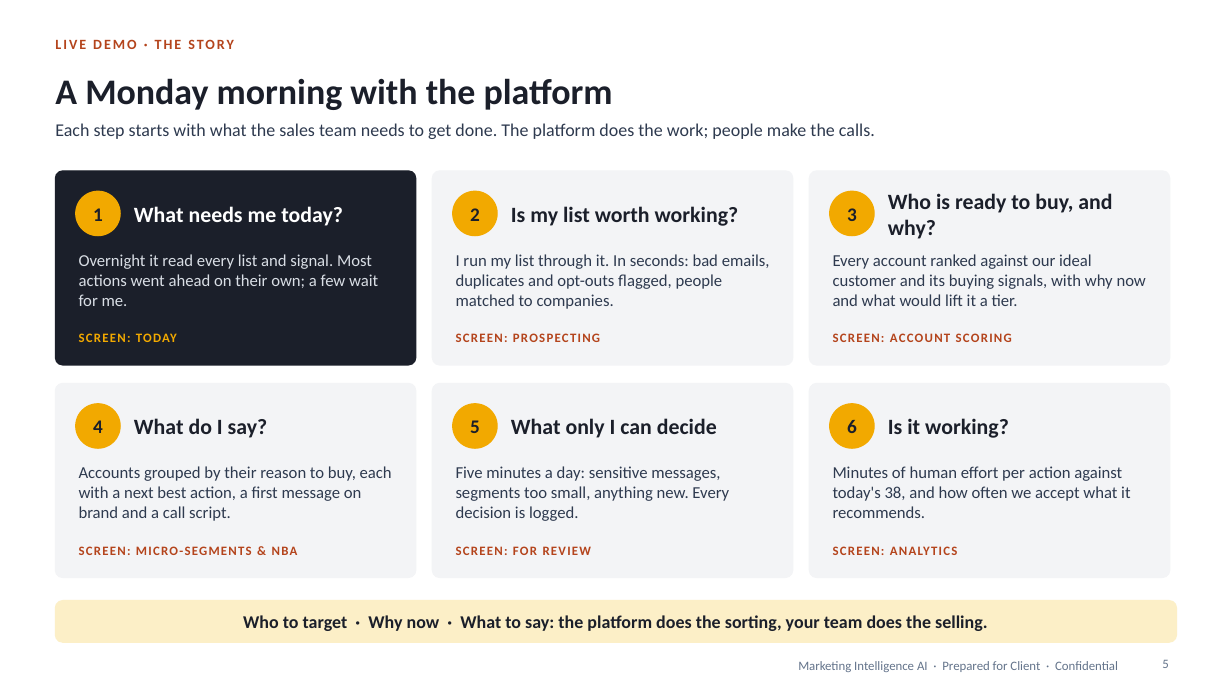
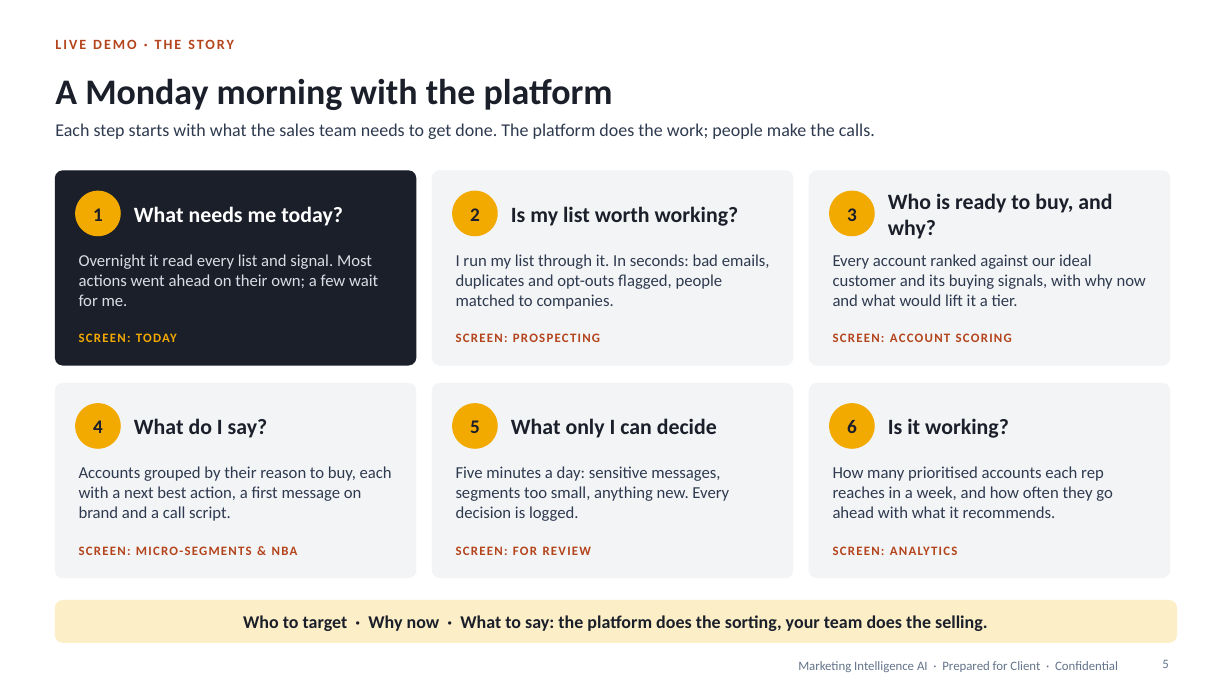
Before and after one commit to shantanusharma-commits/Demand-AI---POC, a slide deck: slide 5 of proposal/Marketing_Intelligence_AI_Pilot_Proposal.pptx. Drawn at 1232x693 pixels with LibreOffice and Linux fonts; fonts in the diff are those of the drawing. Boxes give left, top, right and bottom in pixels: in the first picture for what was removed or moved away, otherwise in the second. Text is boxed around its words. In the diff, an @@ line names an element or a change of style, - is before the commit and + after.

```diff
--- a/proposal/Marketing_Intelligence_AI_Pilot_Proposal.pptx
+++ b/proposal/Marketing_Intelligence_AI_Pilot_Proposal.pptx
@@ text at (x1=833, y1=466, x2=1113, y2=518): text changed @@
-Minutes of human effort per action against today's 38, and how often we accept what it recommends.
+How many prioritised accounts each rep reaches in a week, and how often they go ahead with what it recommends.
```
Also in this commit, not shown: 4 other slides changed, 1 slide added, 2 slides removed, 8 other files.
